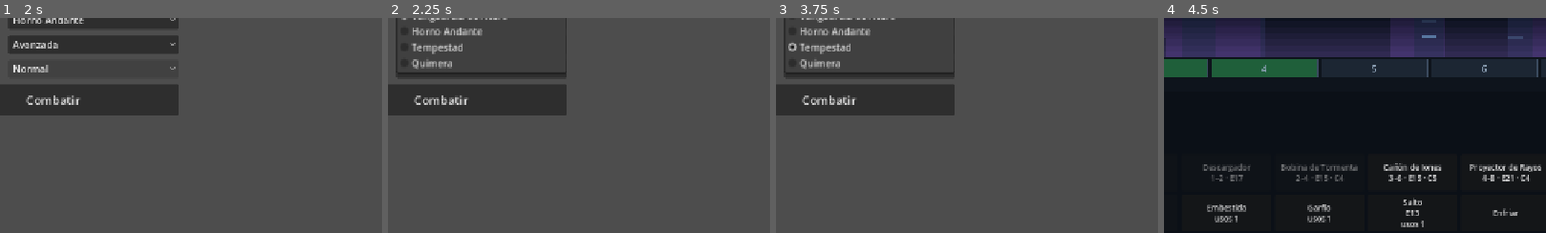
Above: before the commit, frames 1-4 (left to right).
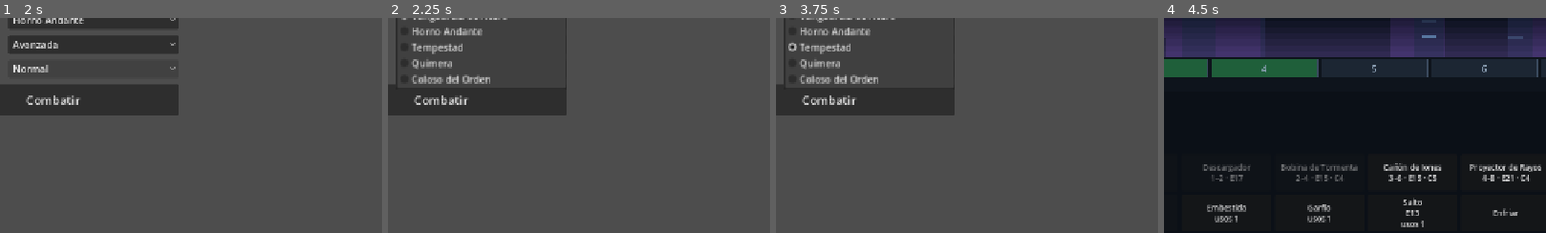
Above: after the commit, the same moments.

Repository: christianescamilla15-cell/mechforge
Game: Godot game, scene res://scenes/main.tscn
The game is run twice, just before and just after one commit, with the same random seed, the same clock (stepped at 60 frames per second) and the same inputs.
Inputs:
- Up to frame 1 (2 s): click "Normal" at 0.5 s; click "Normal" at 1.25 s
- Up to frame 2 (2.25 s): click "Vanguardia de Acero" at 2 s
- Up to frame 3 (3.75 s): click "Avanzada" at 2.75 s; click "Tempestad" at 3.5 s
- Up to frame 4 (4.5 s): click "Combatir" at 4.25 s
The pictures show only the part of the screen within x 43-93%, y 50-100%; the shares and areas given below are measured in that part.

Frame 1 is identical in both runs. In frame 2, 1.0% of the frame differs, in the area x 2-47%, y 25-31%; in frame 3, 1.0%; in frame 4, nothing differs.

Commit message:
feat: final boss that is hard by how it plays, measured with a simulator
Requested by the user: beating the final boss must be extremely hard,
not through the amount of health, yet winnable in theory with bonuses
and tactical play; better gear bought with arena coins is the other way.

- chassis gain extra_actions; the boss chassis has one more action per
  turn, 20 percent more resistance, normal health and a weakness: it
  cools 30 percent worse, and a forced cooldown leaves it one action
- the boss mech (three elements) is kept out of the balance lists; menus
  and the live demo can pick it; it uses the robust design line, drawn
  larger
- tools/sim/boss_sim.gd: every normal mech against the boss, with and
  without bonus drops, at several gear classes, player on the hard AI

Measured (boss at Mythic): same class without bonuses 0-6 percent; the
heat mech with bonuses 13-23 percent, energy 4-10, physical 0, hybrid
0-3. Gear one class below never wins and one class above always wins,
which is too steep and is recorded as pending for the shop.

Also recorded: the user set six weapons as in the original (4 side and
2 top), which the engine already has, so the slot change is dropped.

Tests: 144 passing.

Co-Authored-By: Claude Fable 5.2 <noreply@anthropic.com>

Diff:
--- /dev/null
+++ b/assets/mechs/jefe_103.json
@@ -0,0 +1,23 @@
+{
+  "scale": 0.5,
+  "torso": {
+    "hip": [
+      160,
+      248
+    ],
+    "size": [
+      278,
+      254
+    ]
+  },
+  "legs": {
+    "hip": [
+      107,
+      7
+    ],
+    "size": [
+      196,
+      162
+    ]
+  }
+}
--- a/core/battle_engine.gd
+++ b/core/battle_engine.gd
@@ -301,7 +301,7 @@
 	_maybe_spawn_drop()
 	for slot: BattleMech.Slot in me.slots.values():
 		slot.used_this_turn = false
-	var actions := rules.actions_per_turn
+	var actions := rules.actions_per_turn + me.extra_actions()
 	var shutdown := false
 	if me.heat > me.heat_cap:
 		shutdown = me.heat - me.cooling > me.heat_cap
--- a/core/battle_mech.gd
+++ b/core/battle_mech.gd
@@ -93,6 +93,13 @@
 	return build.chassis.energy_cost(def)
 
 
+## Acciones de mas que tiene este mech en cada turno (los jefes).
+func extra_actions() -> int:
+	if build == null or build.chassis == null:
+		return 0
+	return build.chassis.extra_actions
+
+
 ## Potencia de disparo de este mech: su chasis y las bonificaciones en vigor.
 func damage_mult() -> float:
 	var base := 1.0
--- a/core/build_library.gd
+++ b/core/build_library.gd
@@ -32,7 +32,25 @@
 	return library
 
 
+## Mechs normales, sin jefes: los que usan el simulador de balance y los tests.
 func ids() -> Array[String]:
+	var out: Array[String] = []
+	for id: String in specs:
+		if not is_boss(id):
+			out.append(id)
+	return out
+
+
+func boss_ids() -> Array[String]:
+	var out: Array[String] = []
+	for id: String in specs:
+		if is_boss(id):
+			out.append(id)
+	return out
+
+
+## Todos, jefes incluidos: para los menus.
+func all_ids() -> Array[String]:
 	return specs.keys()
 
 
@@ -44,8 +62,27 @@
 	return str(specs[id].get("name", id))
 
 
-## Arma el mech con todas sus piezas al mismo tier y nivel.
+## Chasis que pide ese mech en los datos, o "" si no pide ninguno.
+func chassis_of(id: String) -> String:
+	return str(specs[id].get("chassis", ""))
+
+
+func is_boss(id: String) -> bool:
+	return bool(specs[id].get("boss", false))
+
+
+## Arma el mech con todas sus piezas al mismo tier y nivel. Si se pasa la
+## biblioteca de chasis y el mech pide uno, lo monta a su nivel maximo.
 func make(
-	id: String, catalog: Catalog, rules: RulesConfig, tier: ItemDef.Tier, level: int
+	id: String,
+	catalog: Catalog,
+	rules: RulesConfig,
+	tier: ItemDef.Tier,
+	level: int,
+	chassis: ChassisLibrary = null
 ) -> MechBuild:
-	return catalog.make_build(specs[id]["items"], rules, tier, level)
+	var build := catalog.make_build(specs[id]["items"], rules, tier, level)
+	var chassis_id := chassis_of(id)
+	if chassis != null and chassis_id != "" and chassis.get_def(chassis_id) != null:
+		build.chassis = chassis.get_def(chassis_id).at_level(rules.chassis_max_level, rules)
+	return build
--- a/core/chassis_def.gd
+++ b/core/chassis_def.gd
@@ -31,6 +31,9 @@
 @export var energy_cost_mult: float = 1.0
 ## Potencia de disparo: multiplica el dano de sus armas antes de resistencias.
 @export var damage_mult: float = 1.0
+## Acciones de mas por turno. Solo para jefes: es lo que los hace dificiles
+## sin darles mas vida. No crece con el nivel.
+@export var extra_actions: int = 0
 
 
 ## Devuelve el chasis tal como rinde a ese nivel. Los multiplicadores de los
--- a/core/chassis_library.gd
+++ b/core/chassis_library.gd
@@ -40,6 +40,11 @@
 	for key: String in raw:
 		if key in ["id", "name", "unlock_level"]:
 			continue
+		if key == "extra_actions":
+			def.extra_actions = int(raw[key])
+			if def.extra_actions < 0 or def.extra_actions > 2:
+				errors.append("%s: extra_actions debe estar entre 0 y 2" % id)
+			continue
 		if not key in ChassisDef.MULTIPLIERS:
 			errors.append("%s: campo desconocido '%s'" % [id, key])
 			continue
--- a/data/builds.json
+++ b/data/builds.json
@@ -112,6 +112,36 @@
         ],
         "charge": "esp_embestida"
       }
+    },
+    {
+      "id": "jefe_final",
+      "name": "Coloso del Orden",
+      "element": "HYBRID",
+      "boss": true,
+      "chassis": "jefe",
+      "items": {
+        "torso": "torso_centinela",
+        "legs": "piernas_zancos",
+        "sides": [
+          "lat_trabuco",
+          "lat_lanzallamas",
+          "lat_bobina",
+          "lat_rifle_riel"
+        ],
+        "tops": [
+          "sup_lluvia_ceniza",
+          "sup_arco_galvanico"
+        ],
+        "drone": "dron_avispa",
+        "modules": [
+          "mod_blindaje",
+          "mod_blindaje",
+          "mod_matriz",
+          "mod_generador",
+          "mod_disipador"
+        ],
+        "charge": "esp_embestida"
+      }
     }
   ]
 }
--- a/data/chassis.json
+++ b/data/chassis.json
@@ -3,6 +3,7 @@
   "chassis": [
     {"id": "ligero", "name": "Ligero", "unlock_level": 1, "health_mult": 0.9, "energy_cost_mult": 0.6, "damage_mult": 1.2},
     {"id": "medio", "name": "Medio", "unlock_level": 5, "health_mult": 1.03, "damage_mult": 1.1, "heat_cap_mult": 1.15, "cooling_mult": 1.15},
-    {"id": "pesado", "name": "Pesado", "unlock_level": 11, "health_mult": 1.25, "resistance_mult": 1.25, "energy_cost_mult": 1.15, "damage_mult": 0.9}
+    {"id": "pesado", "name": "Pesado", "unlock_level": 11, "health_mult": 1.25, "resistance_mult": 1.25, "energy_cost_mult": 1.15, "damage_mult": 0.9},
+    {"id": "jefe", "name": "Jefe", "unlock_level": 999, "resistance_mult": 1.2, "cooling_mult": 0.7, "extra_actions": 1}
   ]
 }
--- a/scenes/battle/mech_sprites.gd
+++ b/scenes/battle/mech_sprites.gd
@@ -12,11 +12,15 @@
 ## Juegos exportados que tienen torso y los que tienen piernas, del chasis ligero.
 const TORSO_SETS: Array[String] = ["ligero_18", "ligero_13", "ligero_16"]
 const LEGS_SETS: Array[String] = ["ligero_18", "ligero_14", "ligero_17"]
+## Cuerpo de los jefes (linea robusta), entero y sin mezclar.
+const BOSS_SET := "jefe_103"
 
 static var _anchors: Dictionary[String, Dictionary] = {}
 static var _textures: Dictionary[String, Texture2D] = {}
 
 var torso_set: String = ""
+## True si es un jefe: usa su propio cuerpo entero, de la linea robusta.
+var is_boss: bool = false
 var legs_set: String = ""
 
 
@@ -28,6 +32,12 @@
 	if torsos.is_empty() or legs.is_empty():
 		return null
 	var out := MechSprites.new()
+	var boss := build.chassis != null and build.chassis.extra_actions > 0
+	if boss and _load_anchors(BOSS_SET).get("torso") is Dictionary:
+		out.torso_set = BOSS_SET
+		out.legs_set = BOSS_SET
+		out.is_boss = true
+		return out
 	out.torso_set = torsos[absi(build.torso.id.hash()) % torsos.size()]
 	out.legs_set = legs[absi(build.legs.id.hash()) % legs.size()]
 	return out
--- a/scenes/battle/mech_view.gd
+++ b/scenes/battle/mech_view.gd
@@ -19,6 +19,8 @@
 const SPRITE_WEAPON_LIFT := -44.0
 ## Cuanto retrocede el arma al disparar y cuanto queda metida al guardarse.
 const RECOIL := 16.0
+## Los jefes se dibujan mas grandes.
+const BOSS_SCALE := 1.15
 const RETRACT := 78.0
 
 var build: MechBuild
@@ -50,7 +52,8 @@
 
 func set_facing(p_facing: int) -> void:
 	facing = p_facing
-	scale = Vector2(DRAW_SCALE * facing, DRAW_SCALE)
+	var size := DRAW_SCALE * (BOSS_SCALE if _sprites != null and _sprites.is_boss else 1.0)
+	scale = Vector2(size * facing, size)
 	queue_redraw()
 
 
@@ -139,7 +142,9 @@
 
 ## True si este mech lleva el canon que se despliega del pecho.
 func has_cannon() -> bool:
-	return _sprites != null and build != null and not build.tops.is_empty()
+	if _sprites == null or build == null or _sprites.is_boss:
+		return false
+	return not build.tops.is_empty()
 
 
 ## Saca el arma de dentro del torso la primera vez que se usa en el combate.
@@ -170,12 +175,12 @@
 		local = Vector2(60.0, -110.0)
 		if has_cannon():
 			local = _sprites.piece_tip(CHEST_SET, "chest")
-	return position + Vector2(local.x * facing, local.y) * DRAW_SCALE
+	return position + Vector2(local.x * facing, local.y) * scale.y
 
 
 ## Punto del cuerpo donde impactan los disparos, en las coordenadas del padre.
 func hit_point() -> Vector2:
-	return position + Vector2(0.0, -120.0) * DRAW_SCALE
+	return position + Vector2(0.0, -120.0) * scale.y
 
 
 ## El mech cae destruido: se inclina, se hunde y se oscurece.
--- a/scenes/main.gd
+++ b/scenes/main.gd
@@ -19,6 +19,7 @@
 
 var _rules := RulesConfig.new()
 var _stages := StageLibrary.load_file("res://data/stages.json")
+var _chassis := ChassisLibrary.load_file("res://data/chassis.json")
 ## Para ir cambiando de escenario de un combate al siguiente.
 var _stage_seed: int = 0
 var _catalog: Catalog
@@ -72,7 +73,7 @@
 	box.add_child(subtitle)
 
 	var build_names: Array[String] = []
-	for id in _library.ids():
+	for id in _library.all_ids():
 		build_names.append(_library.display_name(id))
 	var tier_names: Array[String] = []
 	for tier in MENU_TIERS:
@@ -127,7 +128,7 @@
 func _start_battle() -> void:
 	if _battle != null:
 		_battle.queue_free()
-	var ids := _library.ids()
+	var ids := _library.all_ids()
 	var tier: ItemDef.Tier = MENU_TIERS[_last["tier"]]
 	var level := _rules.tier_max_level[tier]
 	var player_id := ids[_last["player"]]
@@ -147,8 +148,8 @@
 	add_child(_battle)
 	_battle.start(
 		_rules,
-		_library.make(player_id, _catalog, _rules, tier, level),
-		_library.make(enemy_id, _catalog, _rules, tier, level),
+		_library.make(player_id, _catalog, _rules, tier, level, _chassis),
+		_library.make(enemy_id, _catalog, _rules, tier, level, _chassis),
 		_last["seed"],
 		MENU_DIFFICULTIES[_last["difficulty"]]
 	)
@@ -164,7 +165,7 @@
 
 func _start_autoplay() -> void:
 	print("AUTOPLAY argumentos: %s" % _args)
-	var ids := _library.ids()
+	var ids := _library.all_ids()
 	var tier_name: String = _args.get("tier", "EPIC")
 	_last = {
 		"player": maxi(ids.find(_args.get("player", ids[0])), 0),
--- a/tests/unit/test_chassis.gd
+++ b/tests/unit/test_chassis.gd
@@ -121,7 +121,8 @@
 func test_los_tres_chasis_del_juego_cargan_sin_errores() -> void:
 	var library := ChassisLibrary.load_file("res://data/chassis.json")
 	assert_eq(library.errors, [] as Array[String])
-	assert_eq(library.ids(), ["ligero", "medio", "pesado"] as Array[String])
+	for id: String in ["ligero", "medio", "pesado"]:
+		assert_true(id in library.ids(), id)
 	assert_lt(library.get_def("ligero").energy_cost_mult, 1.0, "el ligero gasta menos energia")
 	assert_gt(library.get_def("pesado").health_mult, 1.0, "el pesado tiene mas vida")
 	assert_gt(library.get_def("pesado").resistance_mult, 1.0, "y mas resistencias")
@@ -140,6 +141,34 @@
 	assert_true("ligero" in at_10, "el ligero esta desde el principio")
 
 
+func test_el_chasis_de_jefe_da_una_accion_mas_y_no_mas_vida() -> void:
+	var library := ChassisLibrary.load_file("res://data/chassis.json")
+	var boss := library.get_def("jefe")
+	assert_eq(boss.extra_actions, 1)
+	assert_almost_eq(boss.health_mult, 1.0, 0.0001, "dificil por como juega, no por vida")
+	var ids: Array[String] = []
+	for def in library.unlocked_at(50):
+		ids.append(def.id)
+	assert_false("jefe" in ids, "el jugador no puede conseguirlo")
+
+
+func test_un_jefe_tiene_3_acciones_y_al_enfriar_a_la_fuerza_solo_1() -> void:
+	var r := Fx.rules()
+	var boss := _build(_chassis({"extra_actions": 1}))
+	var engine := BattleEngine.new(r, boss, _build(null), 1, 0, 0)
+	assert_eq(engine.actions_left, 3)
+	for i in 3:
+		engine.apply(BattleAction.cool())
+	assert_eq(engine.turn, 1, "tras 3 acciones pasa el turno")
+	assert_eq(engine.actions_left, 2, "el rival sigue con 2")
+	# Sobrecalentado: el enfriado forzado le deja una sola accion, como a todos.
+	engine.mechs[0].heat = engine.mechs[0].heat_cap + 1
+	engine.apply(BattleAction.cool())
+	engine.apply(BattleAction.cool())
+	assert_eq(engine.turn, 0)
+	assert_eq(engine.actions_left, 1)
+
+
 func test_los_datos_malos_se_avisan() -> void:
 	var library := ChassisLibrary.new()
 	library.add({"name": "sin id"})
--- /dev/null
+++ b/tools/sim/boss_sim.gd
@@ -0,0 +1,136 @@
+extends SceneTree
+## Mide lo dificil que es un jefe: cada mech normal contra el jefe, IA contra
+## IA, con y sin bonificaciones y con el equipo del jugador a varias clases.
+## Sirve para comprobar que el jefe es muy dificil pero vencible con tactica,
+## y cuanto ayuda llegar con mejor equipo.
+##
+## Uso (tras `++`):
+##   --battles=N               combates por casilla de la tabla (por defecto 40)
+##   --boss=jefe_final         jefe a medir
+##   --boss-tier=MYTHIC        clase de las piezas del jefe
+##   --player-tiers=LEGENDARY,MYTHIC   clases del equipo del jugador
+##   --seed=1                  semilla base
+## El jugador juega con la IA dificil, que es la que mas se parece a alguien
+## que piensa sus jugadas. Se alterna quien empieza.
+
+var _rules_plain := RulesConfig.new()
+var _rules_drops := RulesConfig.new()
+var _tasks: Array[Dictionary] = []
+var _results: Array[Dictionary] = []
+var _builds: Dictionary[String, MechBuild] = {}
+
+
+func _initialize() -> void:
+	var args := _parse_args()
+	var battles := int(args.get("battles", "40"))
+	var base_seed := int(args.get("seed", "1"))
+	var boss_id: String = args.get("boss", "jefe_final")
+	var boss_tier: ItemDef.Tier = ItemDef.Tier[args.get("boss-tier", "MYTHIC")]
+	var tier_names: PackedStringArray = str(args.get("player-tiers", "LEGENDARY,MYTHIC")).split(",")
+	_rules_drops.drops_enabled = true
+
+	var catalog := Catalog.load_file("res://data/catalog.json")
+	var library := BuildLibrary.load_file("res://data/builds.json")
+	var chassis := ChassisLibrary.load_file("res://data/chassis.json")
+	if not (catalog.errors.is_empty() and library.errors.is_empty() and chassis.errors.is_empty()):
+		printerr("datos con errores: ", catalog.errors, library.errors, chassis.errors)
+		quit(2)
+		return
+	if not library.specs.has(boss_id):
+		printerr("no existe el jefe ", boss_id)
+		quit(2)
+		return
+
+	var boss_level := _rules_plain.tier_max_level[boss_tier]
+	_builds["boss"] = library.make(boss_id, catalog, _rules_plain, boss_tier, boss_level, chassis)
+	var seed_value := base_seed
+	for tier_name in tier_names:
+		var tier: ItemDef.Tier = ItemDef.Tier[tier_name]
+		for id in library.ids():
+			var key := "%s@%s" % [id, tier_name]
+			_builds[key] = library.make(
+				id, catalog, _rules_plain, tier, _rules_plain.tier_max_level[tier]
+			)
+			for drops in [false, true]:
+				for n in battles:
+					seed_value += 1
+					(
+						_tasks
+						. append(
+							{
+								"player": key,
+								"id": id,
+								"tier": tier_name,
+								"drops": drops,
+								"seed": seed_value,
+								"starter": n % 2,
+							}
+						)
+					)
+	_results.resize(_tasks.size())
+	var group := WorkerThreadPool.add_group_task(_run_task, _tasks.size())
+	WorkerThreadPool.wait_for_group_task_completion(group)
+	_report(boss_id, args.get("boss-tier", "MYTHIC"), battles, tier_names, library)
+	quit(0)
+
+
+func _run_task(index: int) -> void:
+	var task := _tasks[index]
+	_results[index] = BattleRunner.run(
+		_rules_drops if task["drops"] else _rules_plain,
+		_builds[task["player"]],
+		_builds["boss"],
+		BattleAI.new(BattleAI.Difficulty.HARD, task["seed"] * 2 + 1),
+		BattleAI.new(BattleAI.Difficulty.HARD, task["seed"] * 2 + 2),
+		task["seed"],
+		task["starter"]
+	)
+
+
+func _report(
+	boss_id: String,
+	boss_tier: String,
+	battles: int,
+	tier_names: PackedStringArray,
+	library: BuildLibrary
+) -> void:
+	var boss := _builds["boss"]
+	var stats := boss.summary(_rules_plain)
+	print("Jefe %s (%s): vida %d, %d acciones por turno" % [boss_id, boss_tier, stats["health"], 3])
+	print("Victorias del jugador sobre %d combates por casilla:" % battles)
+	print("  %-22s %-12s %10s %10s %8s" % ["mech", "equipo", "sin bonif.", "con bonif.", "turnos"])
+	var totals := {}
+	for index in _tasks.size():
+		var task := _tasks[index]
+		var key := "%s|%s|%s" % [task["id"], task["tier"], task["drops"]]
+		if not totals.has(key):
+			totals[key] = [0, 0, 0.0]
+		totals[key][0] += 1
+		if _results[index]["winner"] == 0:
+			totals[key][1] += 1
+		totals[key][2] += _results[index]["turns"]
+	for tier_name in tier_names:
+		for id in library.ids():
+			var plain: Array = totals["%s|%s|%s" % [id, tier_name, false]]
+			var drops: Array = totals["%s|%s|%s" % [id, tier_name, true]]
+			print(
+				(
+					"  %-22s %-12s %8.1f %% %8.1f %% %8.1f"
+					% [
+						id,
+						tier_name,
+						100.0 * plain[1] / plain[0],
+						100.0 * drops[1] / drops[0],
+						(plain[2] + drops[2]) / (plain[0] + drops[0])
+					]
+				)
+			)
+
+
+func _parse_args() -> Dictionary:
+	var out := {}
+	for arg in OS.get_cmdline_user_args():
+		var text := arg.trim_prefix("--")
+		var parts := text.split("=", true, 1)
+		out[parts[0]] = parts[1] if parts.size() > 1 else "true"
+	return out
Binary file added: assets/mechs/jefe_103_legs_ENERGY.png
Not shown, added: assets/mechs/jefe_103_legs_ENERGY.png.import
Binary file added: assets/mechs/jefe_103_legs_HEAT.png
Not shown, added: assets/mechs/jefe_103_legs_HEAT.png.import
Binary file added: assets/mechs/jefe_103_legs_PHYSICAL.png
Not shown, added: assets/mechs/jefe_103_legs_PHYSICAL.png.import
Binary file added: assets/mechs/jefe_103_torso_ENERGY.png
Not shown, added: assets/mechs/jefe_103_torso_ENERGY.png.import
Binary file added: assets/mechs/jefe_103_torso_HEAT.png
Not shown, added: assets/mechs/jefe_103_torso_HEAT.png.import
Binary file added: assets/mechs/jefe_103_torso_PHYSICAL.png
Not shown, added: assets/mechs/jefe_103_torso_PHYSICAL.png.import
(and 4 more such lines)
